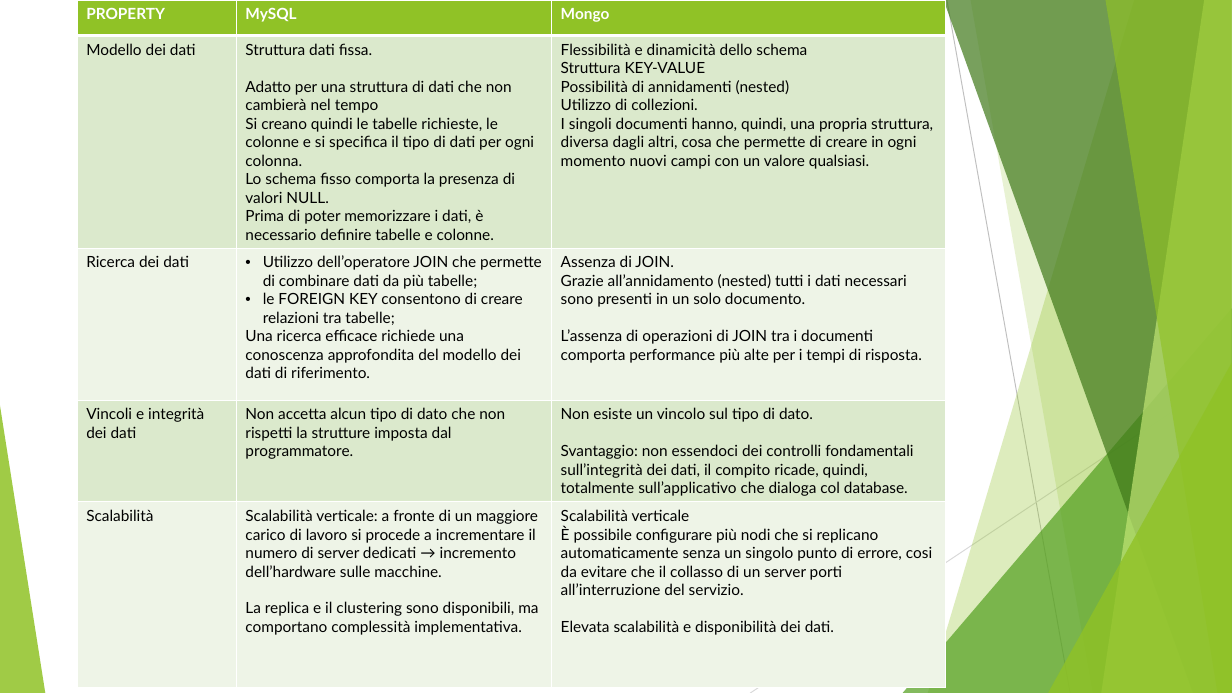
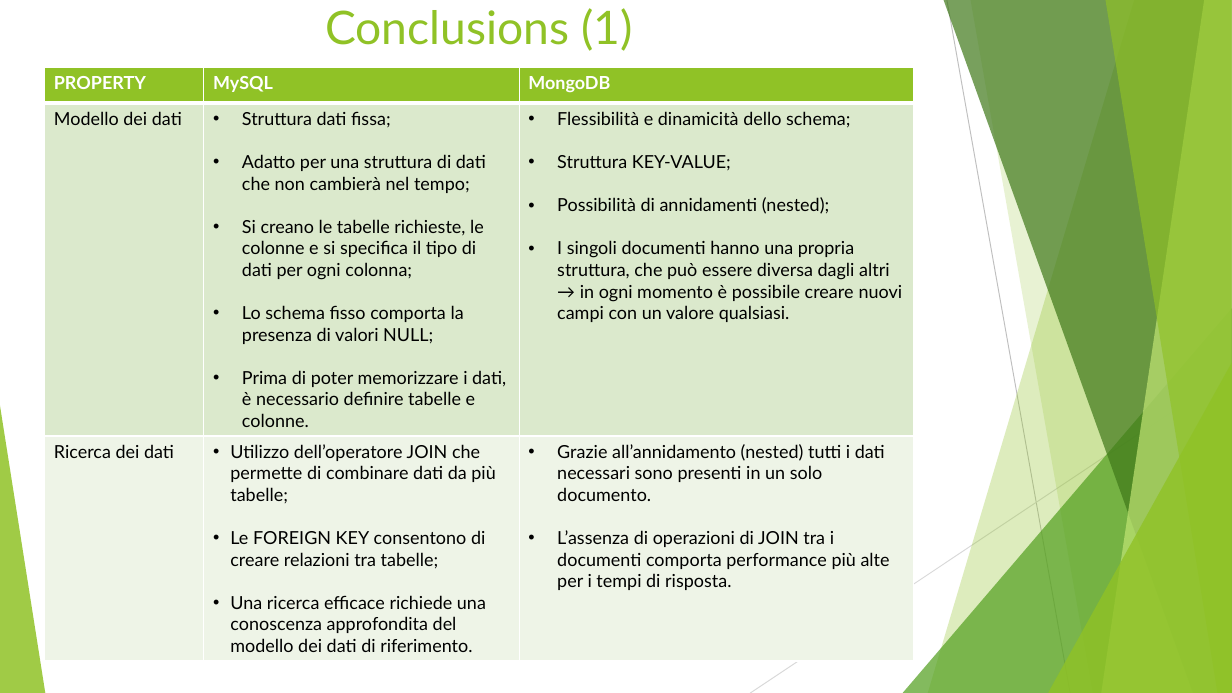
Before and after one commit to lucaMari94/mongodb-sentiment-analysis, a slide deck: slide 43 of silde/slide.pptx (slide 40 before the commit). Drawn at 1232x693 pixels with LibreOffice and Linux fonts; fonts in the diff are those of the drawing. Boxes give left, top, right and bottom in pixels: in the first picture for what was removed or moved away, otherwise in the second. Text is boxed around its words. In the diff, an @@ line names an element or a change of style, - is before the commit and + after.

Commit message:
slide ok

```diff
--- a/silde/slide.pptx
+++ b/silde/slide.pptx
@@ title added at [325,8,632,51], 36 pt, text #90C226 @@
+Conclusions (1)
@@ table at [44,67,913,661] @@
-row 1: PROPERTY | MySQL | Mongo
-row 2: Modello dei dati | Struttura dati fissa. / Adatto per una struttura di dati che non cambierà nel tempo / Si creano quindi le tabelle richieste, le colonne e si specifica il tipo di dati per ogni colonna. / Lo schema fisso comporta la presenza di valori NULL. / Prima di poter memorizzare i dati, è necessario definire tabelle e colonne. | Flessibilità e dinamicità dello schema / Struttura KEY-VALUE / Possibilità di annidamenti (nested) / Utilizzo di collezioni. / I singoli documenti hanno, quindi, una propria struttura, diversa dagli altri, cosa che permette di creare in ogni momento nuovi campi con un valore qualsiasi.
-row 3: Ricerca dei dati | Utilizzo dell’operatore JOIN che permette di combinare dati da più tabelle; / le FOREIGN KEY consentono di creare relazioni tra tabelle; / Una ricerca efficace richiede una conoscenza approfondita del modello dei dati di riferimento. | Assenza di JOIN. / Grazie all’annidamento (nested) tutti i dati necessari sono presenti in un solo documento. / L’assenza di operazioni di JOIN tra i documenti comporta performance più alte per i tempi di risposta.
-row 4: Vincoli e integrità dei dati | Non accetta alcun tipo di dato che non rispetti la strutture imposta dal programmatore. | Non esiste un vincolo sul tipo di dato. / Svantaggio: non essendoci dei controlli fondamentali sull’integrità dei dati, il compito ricade, quindi, totalmente sull’applicativo che dialoga col database.
-row 5: Scalabilità | Scalabilità verticale: a fronte di un maggiore carico di lavoro si procede a incrementare il numero di server dedicati → incremento dell’hardware sulle macchine. / La replica e il clustering sono disponibili, ma comportano complessità implementativa. | Scalabilità verticale / È possibile configurare più nodi che si replicano automaticamente senza un singolo punto di errore, cosi da evitare che il collasso di un server porti all’interruzione del servizio. / Elevata scalabilità e disponibilità dei dati.
+row 1: PROPERTY | MySQL | MongoDB
+row 2: Modello dei dati | Struttura dati fissa; / Adatto per una struttura di dati che non cambierà nel tempo; / Si creano le tabelle richieste, le colonne e si specifica il tipo di dati per ogni colonna; / Lo schema fisso comporta la presenza di valori NULL; / Prima di poter memorizzare i dati, è necessario definire tabelle e colonne. | Flessibilità e dinamicità dello schema; / Struttura KEY-VALUE; / Possibilità di annidamenti (nested); / I singoli documenti hanno una propria struttura, che può essere diversa dagli altri → in ogni momento è possibile creare nuovi campi con un valore qualsiasi.
+row 3: Ricerca dei dati | Utilizzo dell’operatore JOIN che permette di combinare dati da più tabelle; / Le FOREIGN KEY consentono di creare relazioni tra tabelle; / Una ricerca efficace richiede una conoscenza approfondita del modello dei dati di riferimento. | Grazie all’annidamento (nested) tutti i dati necessari sono presenti in un solo documento. / L’assenza di operazioni di JOIN tra i documenti comporta performance più alte per i tempi di risposta.
@@ table: place and size @@
-table at [77,0,945,692]
+table at [44,67,913,661]
```
Also in this commit, not shown: 1 other slide changed, 6 slides added, 1 slide removed, 7 other files.
